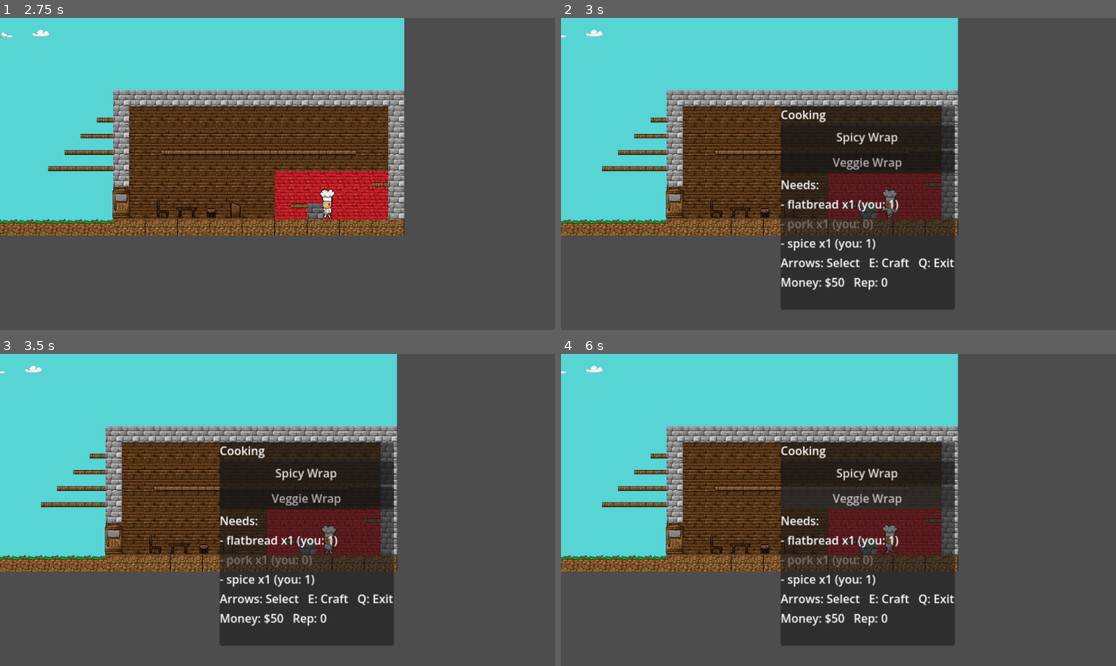
Above: before the commit, frames 1-4 (two rows, left to right).
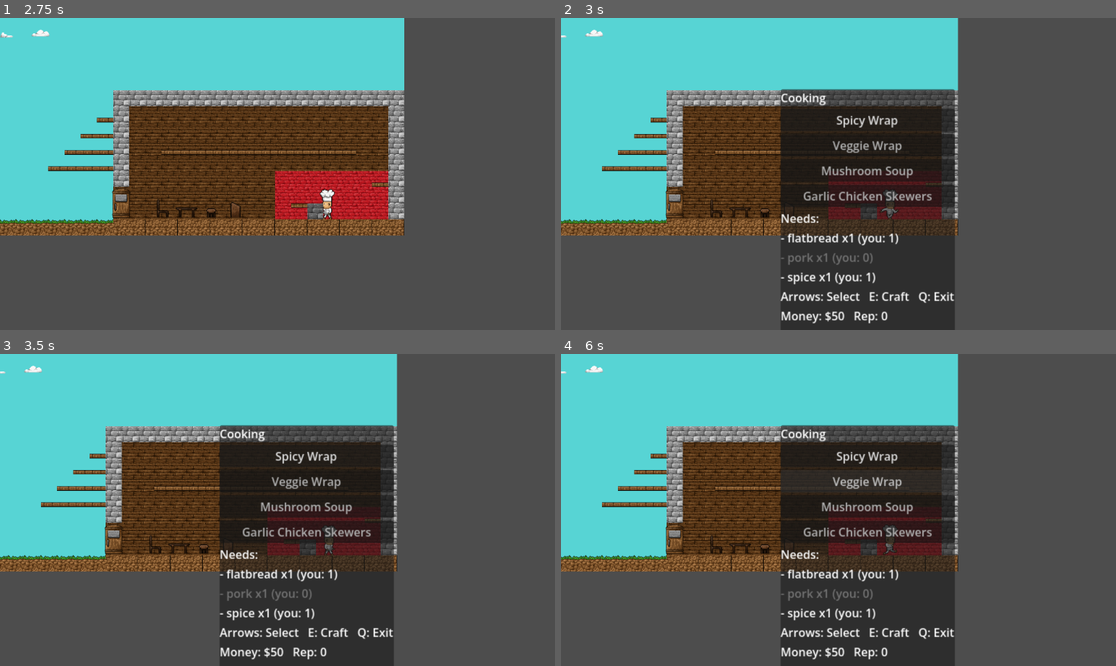
Above: after the commit, the same moments.

Repository: AbstrAct404/Week4-ServeOrSlaughter
Game: Godot game, scene res://tscn/map.tscn
The game is run twice, just before and just after one commit, with the same random seed, the same clock (stepped at 60 frames per second) and the same inputs.
Inputs (mouse positions are in pixels of both pictures, inside the frame that each line leads up to):
- Up to frame 1 (2.75 s): hold 1 (hotbar_1) 0.53-1.28 s; hold D (move_right) 0.53-2.03 s; tap W (jump) at 0.77, 1.52 s; tap Enter at 1.25 s; tap 2 (hotbar_2) at 1.35 s; tap Space at 2 s; hold A (move_left) from 2.03 s (still down); hold 3 (hotbar_3) from 2.03 s (still down)
- Up to frame 2 (3 s): release A (move_left) at 2.78 s; release 3 (hotbar_3) at 2.78 s; hold D (move_right) from 2.78 s (still down); tap E (interact) at 2.85 s
- Up to frame 3 (3.5 s): keep holding D (move_right); tap W (jump) at 3.02 s
- Up to frame 4 (6 s): release D (move_right) at 3.5 s; click (866, 506) at 3.5 s, where only the run after the commit has a clickable "Mushroom Soup"; click (866, 531) at 4.25 s, where only the run after the commit has a clickable "Garlic Chicken Skewers"; click "Spicy Wrap" at 5 s; click "Veggie Wrap" at 5.75 s

Frame 1 is identical in both runs. In frame 2, 9.7% of the frame differs, in the area x 39-71%, y 22-100%; in frame 3, 9.7%; in frame 4, 9.7%.

Commit message:
added more ingredients, and meal options

Diff:
--- a/project.godot
+++ b/project.godot
@@ -16,7 +16,7 @@
 
 config/name="Week4-ServeOrSlaughter"
 run/main_scene="uid://rity8gfa1j7b"
-config/features=PackedStringArray("4.6", "Forward Plus")
+config/features=PackedStringArray("4.5", "Forward Plus")
 config/icon="res://icon.svg"
 
 [autoload]
--- a/tscn/ui.gd
+++ b/tscn/ui.gd
@@ -53,6 +53,21 @@
 		"name": "Veggie Wrap",
 		"needs": {"flatbread": 1, "veggies": 2, "sauce": 1},
 		"gives": {"meal_veggie_wrap": 1}
+	},
+
+	{
+	"id": "mushroom_soup",
+	"name": "Mushroom Soup",
+	"needs": {"mushroom": 2, "sauce": 1},
+	"gives": {"meal_mushroom_soup": 1}
+	},
+
+
+	{
+	"id": "chicken_skewers",
+	"name": "Garlic Chicken Skewers",
+	"needs": {"chicken": 1, "spice": 1},
+	"gives": {"meal_chicken_skewers": 1}
 	}
 ]
 
@@ -62,6 +77,8 @@
 	{"id":"sauce",         "name":"Sauce",         "price": 7},
 	{"id":"spice",         "name":"Spice",         "price": 4},
 	{"id":"pork",     "name":"Pork",          "price": 14},
+	{"id":"mushroom",  "name":"Mushroom",  "price": 8},
+	{"id":"chicken",   "name":"Chicken",   "price": 14}
 ]
 
 func _item_icon(id: String) -> Texture2D:
@@ -86,6 +103,15 @@
 			return load("res://Assets/veggie_wrap.png")
 		"knife":
 			return load("res://Assets/Silverware.png")
+		"mushroom":
+			return load("res://Assets/Vegetables.png") # temp
+		"chicken":
+			return load("res://Assets/Meat.png") # temp
+		"meal_mushroom_soup":
+			return load("res://Assets/mushroom_soup.png") # temp until you draw it
+		"meal_chicken_skewers":
+			return load("res://Assets/chicken_skewers.png") # temp
+
 		_:
 			return load("res://Assets/Fruit.png")
 
Binary file added: Assets/chicken_skewers.png
Not shown, added: Assets/chicken_skewers.png.import
Binary file added: Assets/mushroom_soup.png
Not shown, added: Assets/mushroom_soup.png.import
